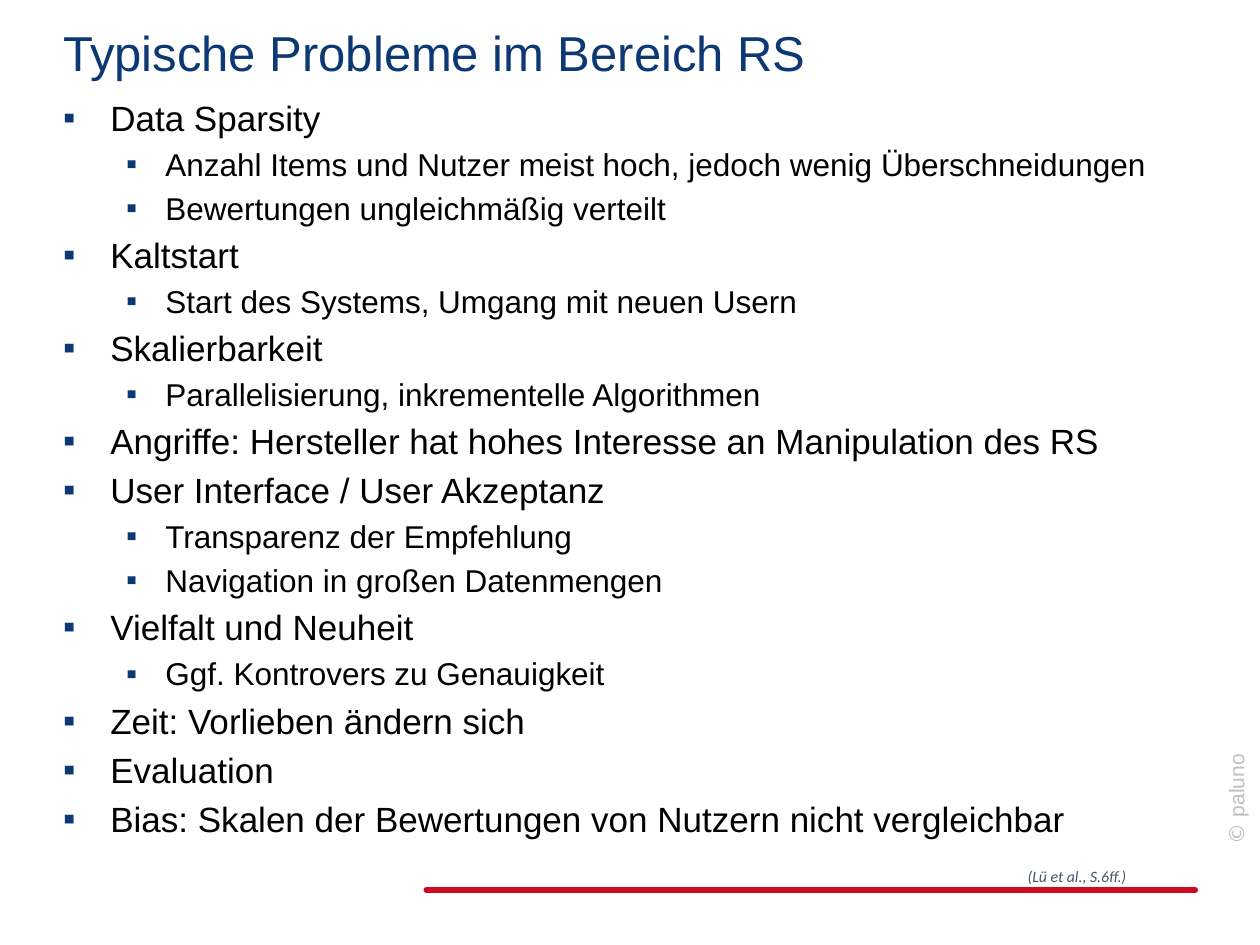
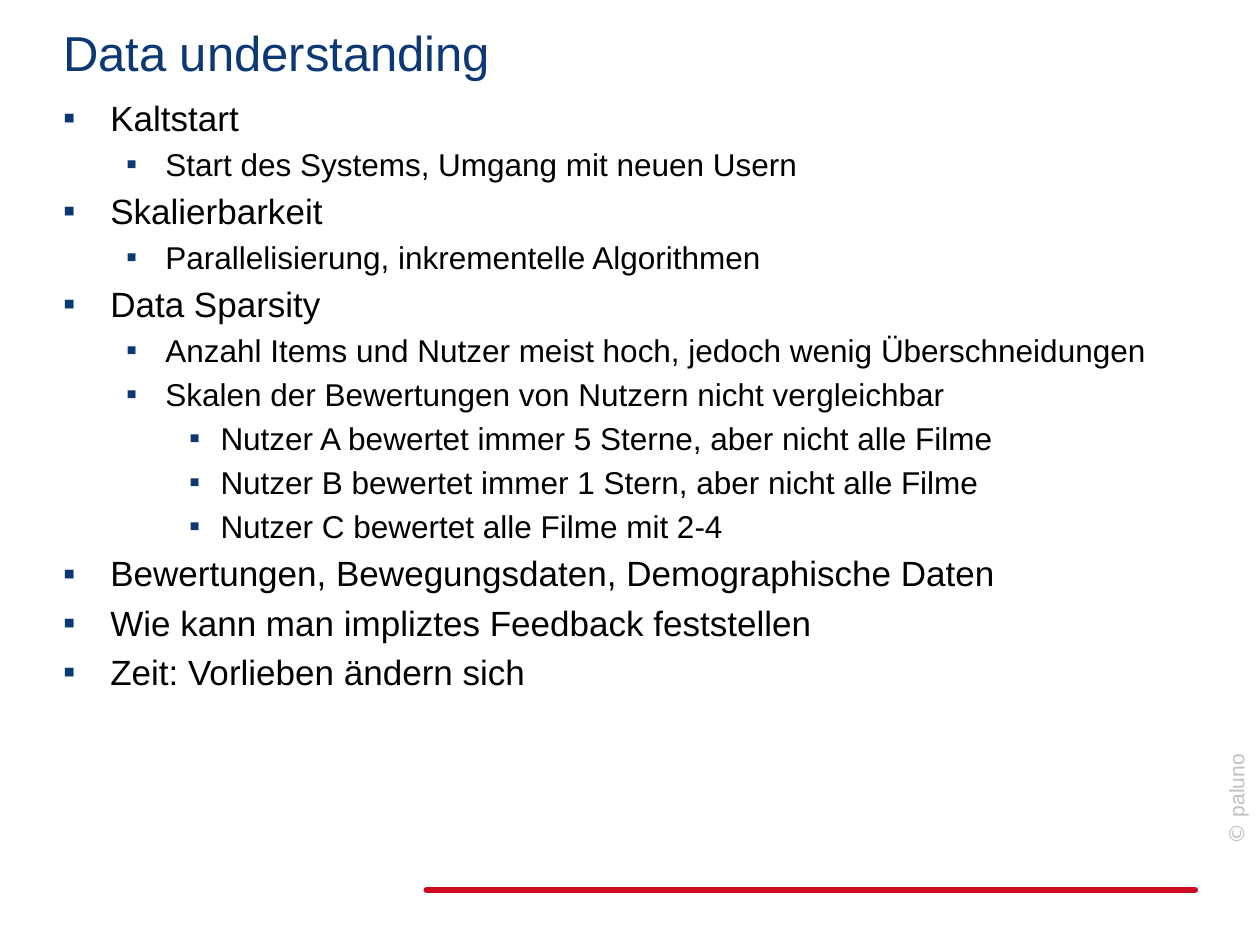
Before and after one commit to jabuettner/citavi, a slide deck: slide 10 of Diss (repo)/Recommender.pptx (slide 13 before the commit). Drawn at 1260x945 pixels with LibreOffice and Linux fonts; fonts in the diff are those of the drawing; background and template pictures are left out. Boxes give left, top, right and bottom in pixels: in the first picture for what was removed or moved away, otherwise in the second. Text is boxed around its words. In the diff, an @@ line names an element or a change of style, - is before the commit and + after.

```diff
--- a/Diss (repo)/Recommender.pptx
+++ b/Diss (repo)/Recommender.pptx
@@ title at (63, 35, 490, 81): text changed @@
-Typische Probleme im Bereich RS
+Data understanding
@@ text at (110, 105, 1145, 226): paragraphs removed @@
-▪ Data Sparsity
-  ▪ Anzahl Items und Nutzer meist hoch, jedoch wenig Überschneidungen
-  ▪ Bewertungen ungleichmäßig verteilt
@@ text at (110, 291, 1145, 642): text changed; size 20 to 18 pt @@
-▪ Angriffe: Hersteller hat hohes Interesse an Manipulation des RS
-▪ User Interface / User Akzeptanz
-  ▪ Transparenz der Empfehlung
-  ▪ Navigation in großen Datenmengen
-▪ Vielfalt und Neuheit
-  ▪ Ggf. Kontrovers zu Genauigkeit
+▪ Data Sparsity
+  ▪ Anzahl Items und Nutzer meist hoch, jedoch wenig Überschneidungen
+  ▪ Skalen der Bewertungen von Nutzern nicht vergleichbar
+    ▪ Nutzer A bewertet immer 5 Sterne, aber nicht alle Filme
+    ▪ Nutzer B bewertet immer 1 Stern, aber nicht alle Filme
+    ▪ Nutzer C bewertet alle Filme mit 2-4
+▪ Bewertungen, Bewegungsdaten, Demographische Daten
+▪ Wie kann man impliztes Feedback feststellen
@@ text at (110, 757, 1064, 838): paragraphs removed @@
-▪ Evaluation
-▪ Bias: Skalen der Bewertungen von Nutzern nicht vergleichbar
@@ text removed at (1028, 870, 1126, 884) @@
-(Lü et al., S.6ff.)
```
Also in this commit, not shown: 4 other slides changed, 12 slides added, 11 slides removed, 5 other files.
